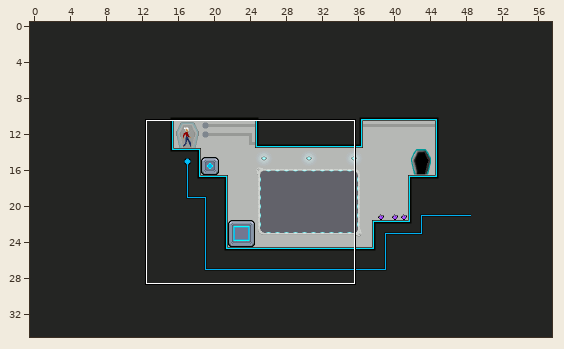
Tiled map, stored at map-src/2_Escape.tmx. The first picture is a wide view before the edit; the outline marks the close-up.
Close-up. Before the edit:
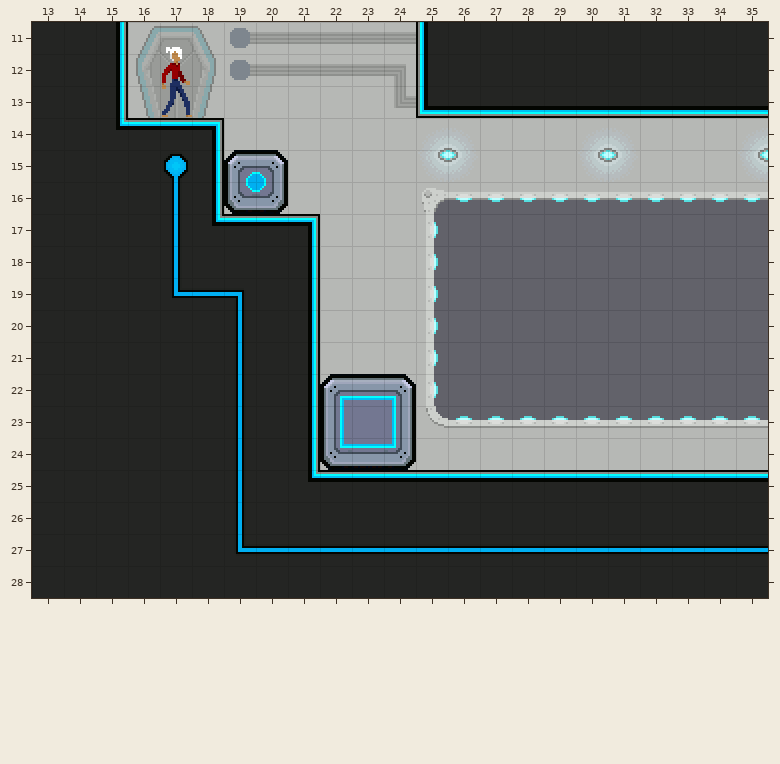
Cells are 16x16 px. Shown: x 13..35, y 11..28.
The same view after the edit:
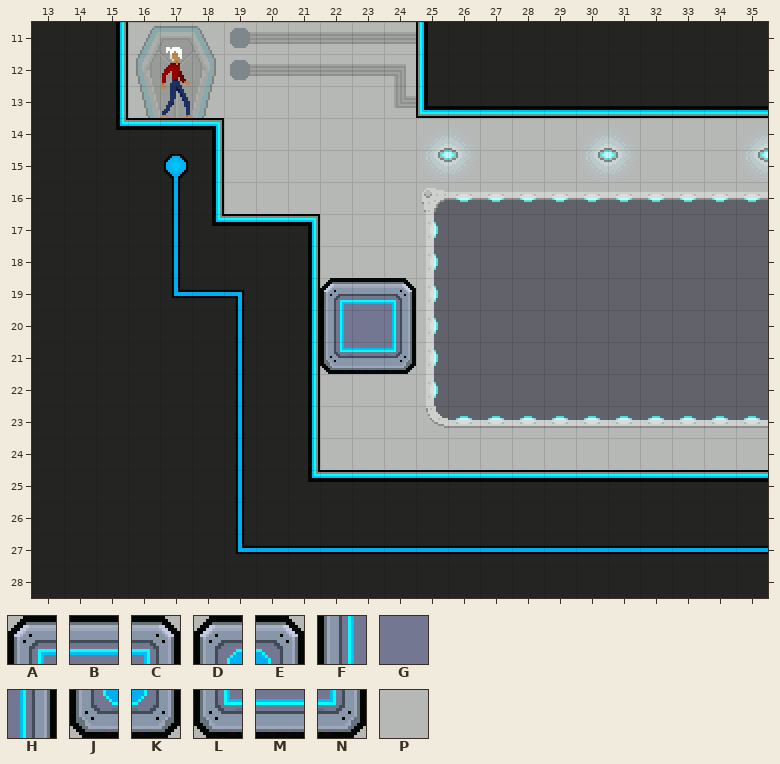
Key: from "main": A 156, B 157, C 158, D 160, E 161, F 181, G 182, H 183, J 185, K 186, L 206, M 207, N 208, P 278.
_ is an empty cell.
The edit:
Layer "Tile Layer 1":
y 15: x 19..20 DE -> PP
y 16: x 19..20 JK -> PP
y 19: x 22..24 PPP -> ABC
y 20: x 22..24 PPP -> FGH
y 21: x 22..24 PPP -> LMN
y 22: x 22..24 ABC -> PPP
y 23: x 22..24 FGH -> PPP
y 24: x 22..24 LMN -> PPP
Where, in picture pixels (left, top, right, bottom), the same in both close-ups:
changed: (224, 150, 288, 214)
changed: (320, 278, 416, 470)
